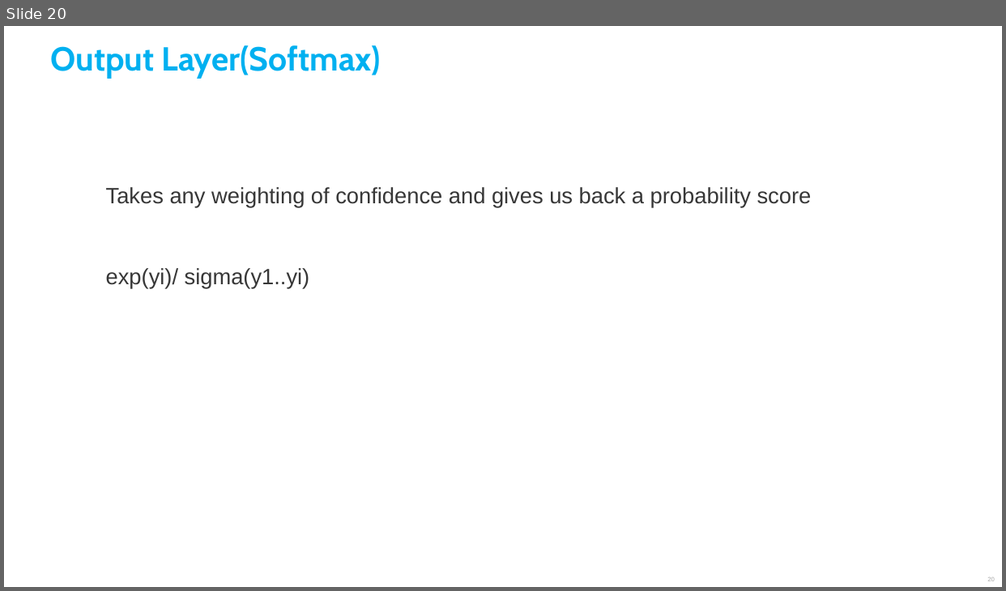
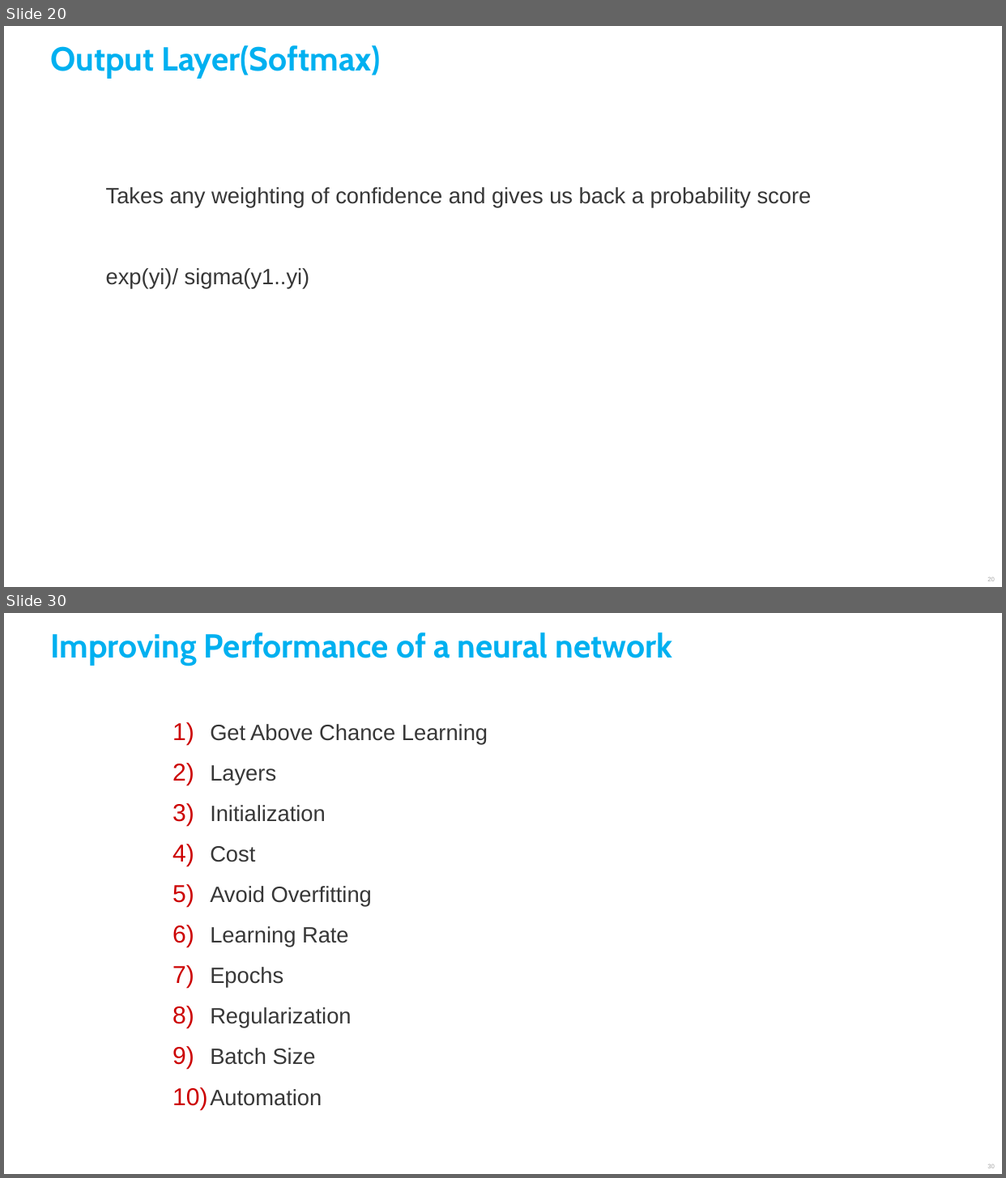
Before and after one commit to SocialDataSci/DeepLearning-Using-Keras-and-Tensorflow, a slide deck: Deep_Learning.pptx. Shown one above the other, each under a label of ours: slide 20 before the commit, slides 20 and 30 after it; the slides between them are not shown. The pictures are 1006x591 and 1006x1178 pixels, drawn with LibreOffice and Linux fonts; fonts in the diff are those of the drawing. Boxes give left, top, right and bottom in pixels: in the first picture for what was removed or moved away, otherwise in the second. Text is boxed around its words. In the diff, an @@ line names an element or a change of style, - is before the commit and + after.

```diff
--- a/Deep_Learning.pptx
+++ b/Deep_Learning.pptx
@@ slide 30 added at box(4, 613, 1002, 1174), background #FFFFFF @@
@@ text added at box(50, 632, 673, 666), 24 pt, text #00B0F0, bold @@
+Improving Performance of a neural network
@@ text added at box(210, 724, 488, 1106), 16 pt, text #373737 @@
+1) Get Above Chance Learning
+2) Layers
+3) Initialization
+4) Cost
+5) Avoid Overfitting
+6) Learning Rate
+7) Epochs
+8) Regularization
+9) Batch Size
+10) Automation
@@ page number added at box(987, 1165, 995, 1169), 4.5 pt, text #A6A6A6 @@
+30
```
Also in this commit, not shown: 10 other slides added.
